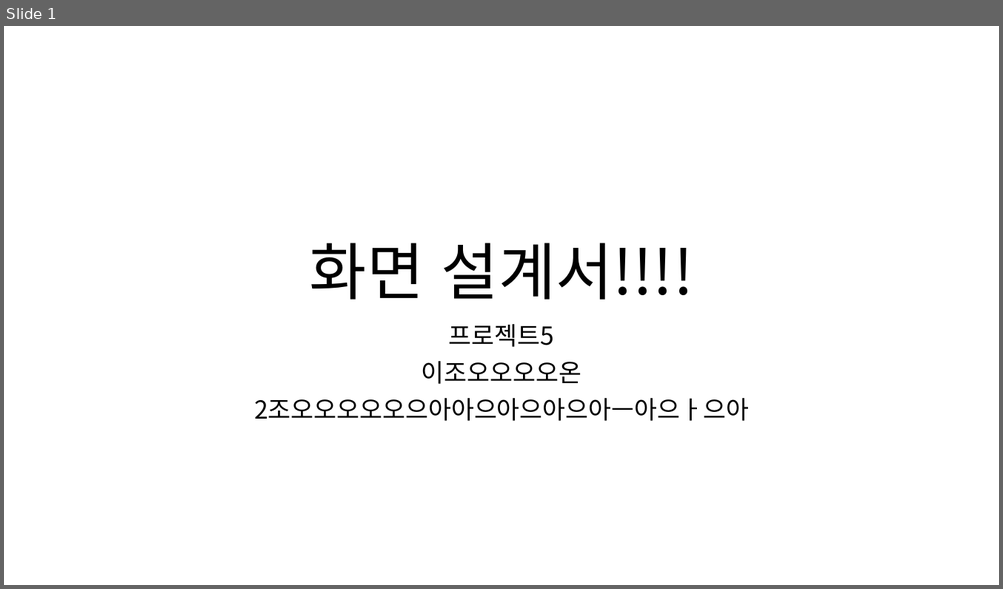
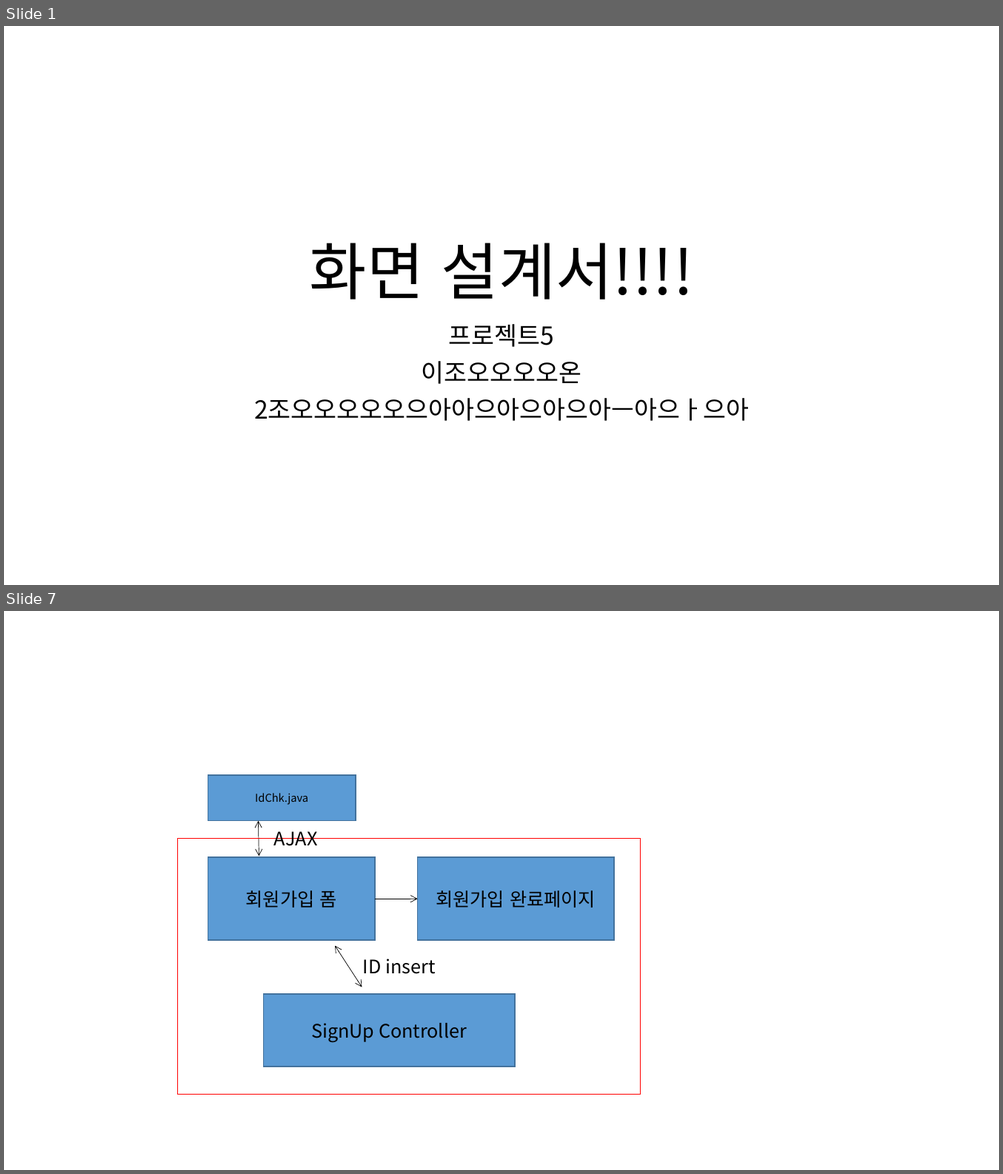
Before and after one commit to ezenteam2/e-Zone, a slide deck: 0 발표용 파워포인트/0417 3차발표/0417 project05 - 파워포인트 - 형준.pptx. Shown one above the other, each under a label of ours: slide 1 before the commit, slides 1 and 7 after it; the slides between them are not shown. The pictures are 1003x589 and 1003x1174 pixels, drawn with LibreOffice and Linux fonts; fonts in the diff are those of the drawing. Boxes give left, top, right and bottom in pixels: in the first picture for what was removed or moved away, otherwise in the second. Text is boxed around its words. In the diff, an @@ line names an element or a change of style, - is before the commit and + after.

```diff
--- a/0 발표용 파워포인트/0417 3차발표/0417 project05 - 파워포인트 - 형준.pptx
+++ b/0 발표용 파워포인트/0417 3차발표/0417 project05 - 파워포인트 - 형준.pptx
@@ slide 7 added at (4, 611, 999, 1170), background #FFFFFF @@
@@ rectangle added at (208, 775, 356, 820), fill #5B9BD5, outline #43739E 1 pt, 10.5 pt, text #000000 @@
+IdChk.java
@@ double arrow added from (259, 820) to (259, 857), #000000 0.5 pt @@
@@ text added at (274, 832, 318, 846), 18 pt, text #000000 @@
+AJAX
@@ rectangle added at (177, 839, 640, 1094), outline #FF0000 1 pt @@
@@ rectangle added at (208, 858, 375, 941), fill #5B9BD5, outline #43739E 1 pt, 18 pt, text #000000 @@
+회원가입 폼
@@ rectangle added at (418, 858, 614, 941), fill #5B9BD5, outline #43739E 1 pt, 18 pt, text #000000 @@
+회원가입 완료페이지
@@ arrow added from (375, 899) to (418, 899), #000000 0.5 pt @@
@@ double arrow added from (336, 946) to (362, 988), #000000 0.5 pt @@
@@ text added at (363, 959, 435, 974), 18 pt, text #000000 @@
+ID insert
@@ rectangle added at (263, 994, 515, 1067), fill #5B9BD5, outline #43739E 1 pt, 18 pt, text #000000 @@
+SignUp Controller
```
Also in this commit, not shown: 13 other slides added, 1 other file.
